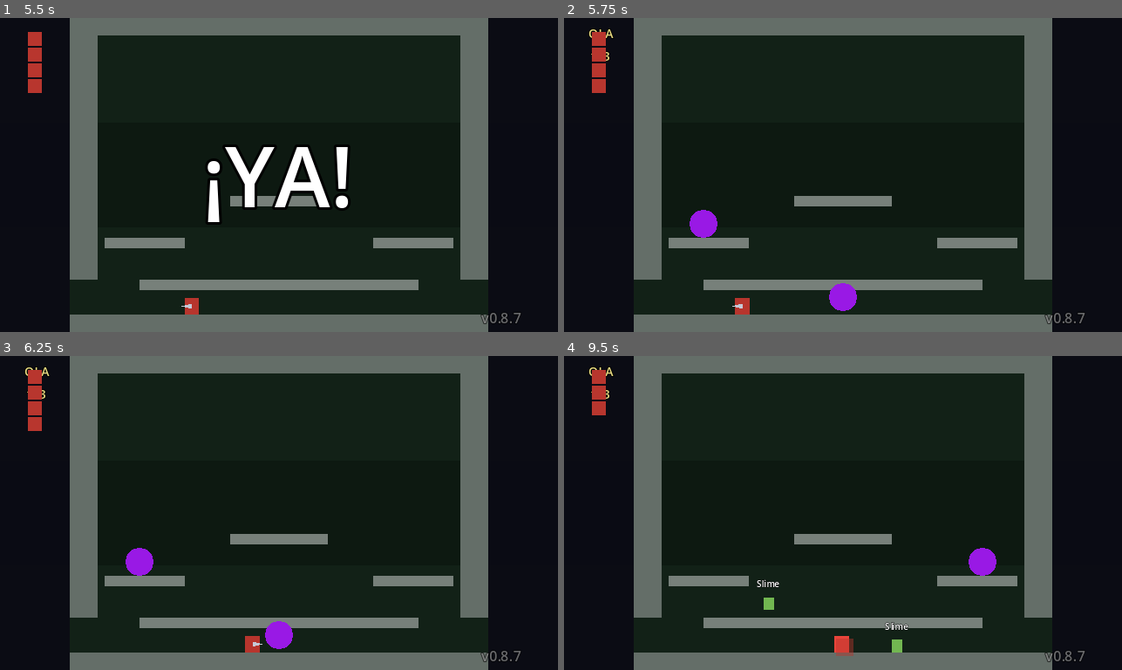
Above: before the commit, frames 1-4 (two rows, left to right).
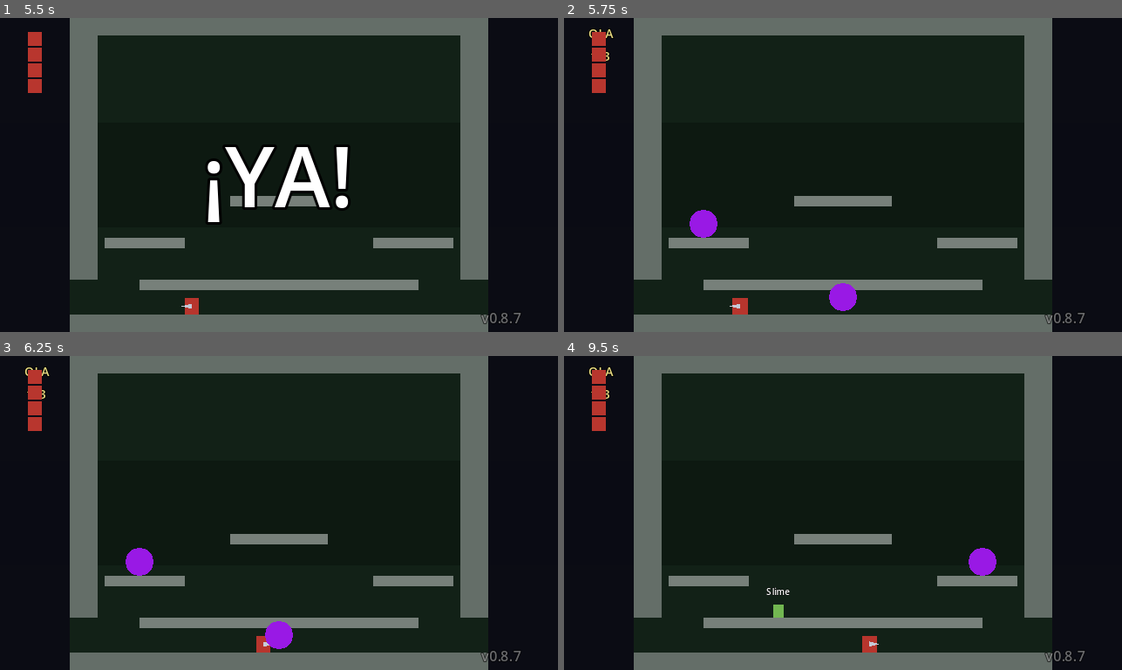
Above: after the commit, the same moments.

Repository: ArtvsMagnvs/MyTowerFall
Game: Godot game, scene res://scenes/ui/MainMenu.tscn
Two runs of this game, one before a commit and one after it. Both use one fixed random seed, a clock stepped at 60 frames per second and the inputs below.
Inputs (mouse positions are in pixels of both pictures, inside the frame that each line leads up to):
- Up to frame 1 (5.5 s): click "HISTORIA" at 0.5 s; tap Enter at 1.25, 3.5, 3.6 s; move the mouse to (401, 159) at 1.27 s; hold D (p1_right) 1.28-2.78 s; tap Shift (p1_dash) at 1.35 s; click (401, 159) at 1.42 s; tap Space at 1.52, 2.27, 2.75, 3.77, 4.52, 5, 5.27 s; move the mouse to (167, 190) at 2.02 s; tap Q at 2.1 s; move the mouse to (334, 105) at 2.77 s; hold A (p1_left) 2.78-3.53 s; tap E at 2.85 s; move the mouse to (251, 237) at 3.52 s; hold D (p1_right) 3.53-5.03 s; click (251, 237) at 3.67 s; move the mouse to (446, 222) at 4.27 s; tap K at 4.35 s; move the mouse to (111, 127) at 5.02 s; hold A (p1_left) from 5.03 s (still down); tap L at 5.1 s
- Up to frame 2 (5.75 s): keep holding A (p1_left)
- Up to frame 3 (6.25 s): move the mouse to (306, 513) at 5.77 s; release A (p1_left) at 5.78 s; hold D (p1_right) from 5.78 s (still down); tap Shift (p1_dash) at 5.85 s; click (306, 513) at 5.92 s
- Up to frame 4 (9.5 s): move the mouse to (759, 434) at 6.52 s; release D (p1_right) at 6.53 s; hold A (p1_left) 6.53-8.03 s; tap Q at 6.6 s; tap Space at 6.77, 7.52, 8.27 s; move the mouse to (965, 497) at 7.27 s; tap E at 7.35 s; move the mouse to (731, 528) at 8.02 s; hold D (p1_right) from 8.03 s (still down); tap Enter at 8.1 s; click (731, 528) at 8.17 s; move the mouse to (898, 443) at 8.77 s; tap K at 8.85 s

Frame 1 is identical in both runs. In frame 2, less than 0.1% of the frame differs, in the area x 29-34%, y 89-95%; in frame 3, 0.2%; in frame 4, 0.9%, in the area x 5-62%, y 19-96%.

Commit message:
Revert "v0.8.7.4: screen wrap en cadaver, 1 flecha al revivir, -15% velocidades, nueva secuencia de respawn"
This reverts commit c7ba2c34d1a251b56341176c3da337e72e954355.

Diff:
--- a/project.godot
+++ b/project.godot
@@ -11,7 +11,7 @@
 run/main_scene="res://scenes/ui/MainMenu.tscn"
 config/features=PackedStringArray("4.3", "GL Compatibility")
 config/icon="res://icon.svg"
-config/version="0.8.7.4"
+config/version="0.8.7.3"
 
 [autoload]
 
--- a/resources/PlayerStats.tres
+++ b/resources/PlayerStats.tres
@@ -4,21 +4,21 @@
 
 [resource]
 script = ExtResource("1")
-walk_speed = 66.0
-jump_velocity = -216.0
+walk_speed = 78.0
+jump_velocity = -254.0
 gravity = 900.0
-max_fall_speed = 221.0
-wall_jump_push = 83.0
-wall_jump_vertical = -229.0
-wall_slide_speed = 51.0
+max_fall_speed = 260.0
+wall_jump_push = 97.5
+wall_jump_vertical = -269.0
+wall_slide_speed = 60.0
 wall_jump_lock = 0.15
-dash_speed = 204.0
+dash_speed = 240.0
 dash_duration = 0.12
 dash_cooldown = 1.2
 dash_invuln_frames = 6
 coyote_time = 0.08
 jump_buffer_time = 0.1
-stomp_bounce = -153.0
-stomp_bounce_held = -216.0
-ledge_slide_speed = 26.0
+stomp_bounce = -180.0
+stomp_bounce_held = -254.0
+ledge_slide_speed = 30.0
 ledge_max_slide = 20.0
--- a/resources/ProjectileStats/ArrowStats.tres
+++ b/resources/ProjectileStats/ArrowStats.tres
@@ -4,6 +4,6 @@
 
 [resource]
 script = ExtResource("1")
-initial_speed = 255.0
-cone_speed = 231.0
-proj_gravity = 170.0
+initial_speed = 300.0
+cone_speed = 272.0
+proj_gravity = 200.0
--- a/scripts/characters/Corpse.gd
+++ b/scripts/characters/Corpse.gd
@@ -3,11 +3,7 @@
 ## Corpse — Cuerpo muerto que sale despedido por el impulso del impacto
 ## (efecto TowerFall, V0.2 puntos 9/10). Vuela con gravedad, choca con el mundo,
 ## puede llevar una flecha clavada recogible y se desvanece tras unos segundos.
-## V0.8.7.4: screen wrap vertical (igual que player/monstruo). Si el cadáver cae al vacío,
-## reaparece por arriba con la misma X en vez de eliminarse, para que la flecha que lleva
-## pueda seguir siendo recuperable. El comportamiento es el mismo tanto si murió por flecha,
-## espada o stomp: condición general.
-## Autor: Claude Code · Versión: 0.8.7.4
+## Autor: Claude Code · Versión: 0.5.0
 
 const L_WORLD := 1
 const L_PLAYER_HURT := 2
@@ -70,9 +66,6 @@
 	_t += delta
 	velocity.y = minf(velocity.y + grav * delta, 600.0)
 	move_and_slide()
-	# V0.8.7.4: screen wrap vertical (misma mecánica que player/monstruo). Si el cadáver
-	# cae al vacío, reaparece por arriba con la misma X — la flecha sigue siendo recogible.
-	_update_wrap()
 	velocity.x = move_toward(velocity.x, 0.0, 120.0 * delta)  # fricción al rozar
 	if carries_arrow and _pickup != null:
 		_check_pickup()
@@ -82,15 +75,6 @@
 		queue_free()
 	elif remaining < 0.4:
 		modulate.a = remaining / 0.4
-
-## V0.8.7.4: screen wrap (mismo comportamiento que MonsterBase._update_wrap). Si el centro
-## del cadáver cruza un borde con zona de wrap vertical, reposiciona al otro lado.
-func _update_wrap() -> void:
-	var delta := ScreenWrapper.wrap_delta(global_position)
-	if delta != Vector2.ZERO:
-		global_position += delta
-		if delta.y != 0.0:
-			velocity.y *= 0.5               # damping al wrap vertical (consistente con MonsterBase)
 
 ## V0.3 punto 4 fase 3: al desaparecer el cadáver, la flecha queda clavada en el suelo.
 func _drop_stuck_arrow() -> void:
--- a/scripts/characters/PlayerBase.gd
+++ b/scripts/characters/PlayerBase.gd
@@ -42,9 +42,9 @@
 var frozen := false
 
 # Munición universal de proyectiles
-var ammo: int = 1   # V0.8.7.4: default 3 → 1 (consistente con AMMO_START)
+var ammo: int = 3
 const AMMO_MAX := 5
-const AMMO_START := 1   # V0.8.7.4: 3 → 1 (al revivir se obtiene solo 1 flecha)
+const AMMO_START := 3
 
 # Vidas (modo Versus) — V0.2 punto 11
 var lives := 4
@@ -715,8 +715,6 @@
 		tw.chain().tween_callback(p.queue_free)
 
 ## Reaparición con invulnerabilidad/parpadeo y onda expansiva (V0.2 punto 11).
-## V0.8.7.4: aplica un efecto "flotando" durante la onda expansiva (sutil Y offset + brillo)
-## como placeholder de la animación única que llegará con el pixel art.
 func respawn(at: Vector2) -> void:
 	global_position = at
 	is_dead = false
@@ -733,21 +731,6 @@
 	_invuln = SPAWN_INVULN_DURATION
 	set_physics_process(true)
 	_spawn_shockwave()
-	_play_floating_vfx()    # V0.8.7.4: pose "flotando" durante la onda expansiva
-
-## V0.8.7.4: tween "flotando" — leve Y offset hacia arriba + brillo pulsante durante la onda
-## expansiva (≈0.12s) y un poco más. Placeholder hasta pixel art.
-## La animación única de "flotando" debería reemplazar este tween.
-func _play_floating_vfx() -> void:
-	if _visual == null:
-		return
-	var tw := _visual.create_tween()
-	tw.set_parallel(true)
-	tw.tween_property(_visual, "position:y", -2.0, 0.12).set_trans(Tween.TRANS_SINE)
-	tw.tween_property(_visual, "modulate", Color(1.5, 1.5, 1.5, 1.0), 0.12)
-	# Vuelve a la posición original con un fade del brillo tras la onda.
-	tw.chain().tween_property(_visual, "position:y", 0.0, 0.4).set_trans(Tween.TRANS_SINE)
-	tw.tween_property(_visual, "modulate", Color.WHITE, 0.4)
 
 func _spawn_shockwave() -> void:
 	# Onda expansiva 3×3 casillas que mata a quien esté cerca al aparecer.
--- a/scripts/characters/WarriorPlayer.gd
+++ b/scripts/characters/WarriorPlayer.gd
@@ -9,7 +9,7 @@
 const SWORD_THICK := 12.0
 const SWORD_CD := 0.25
 const CHARGE_MIN := 0.4
-const CHARGE_SPEED := 425.0       # V0.8.7.4: -15% (500 → 425)
+const CHARGE_SPEED := 500.0
 const CHARGE_MAX_DIST := 120.0
 const STUN_TIME := 0.2
 
--- a/scripts/monsters/ShadowBat.gd
+++ b/scripts/monsters/ShadowBat.gd
@@ -12,8 +12,8 @@
 
 enum BState { FLYING, TRACKING, PREPARING_DASH, DASHING, RECOVERING }
 
-const FLY_SPEED := 43.0            # V0.8.7.4: -15% (50 → 43)
-const DASH_SPEED := 204.0          # V0.8.7.4: -15% (240 → 204); igual que el jugador
+const FLY_SPEED := 50.0
+const DASH_SPEED := 240.0          # igual que el jugador
 const DASH_DURATION := 0.12        # igual que el jugador → distancia ≈ 28.8px
 const DASH_COOLDOWN_MIN := 1.5
 const DASH_COOLDOWN_MAX := 3.0
@@ -26,8 +26,8 @@
 const STUCK_WINDOW := 0.6
 const STUCK_MIN_PROGRESS := 12.0
 const UNSTUCK_DURATION := 0.6   # V0.8.7.2: 0.4 → 0.6 (más tiempo de desbloqueo)
-const UNSTUCK_SPEED := 51.0       # V0.8.7.4: -15% (60 → 51)
-const DASH_DISTANCE := DASH_SPEED * DASH_DURATION   # ≈24.5px (V0.8.7.4: DASH_SPEED ×0.85)
+const UNSTUCK_SPEED := 60.0
+const DASH_DISTANCE := DASH_SPEED * DASH_DURATION   # ≈28.8px
 # V0.8.7.2: gate de LoS en TRACKING — si llevamos más de este tiempo sin línea de visión
 # al jugador (hay plataforma/escenario en medio), abandonamos el tracking y volvemos a FLYING.
 const NO_LOS_THRESHOLD := 0.5
--- a/scripts/monsters/Slime.gd
+++ b/scripts/monsters/Slime.gd
@@ -14,12 +14,12 @@
 
 enum G { PATROL, CHASE, WINDUP, AIRBORNE, LAND }
 
-const PATROL_SPEED := 13.0   # V0.8.7.4: -15% (15 → 13) para pacing TowerFall
-const CHASE_SPEED := 26.0    # V0.8.7.4: -15% (30 → 26)
+const PATROL_SPEED := 15.0   # V0.5 punto 4 (÷2)
+const CHASE_SPEED := 30.0    # V0.5 punto 4 (÷2)
 const DETECT := 80.0
-const JUMP_VY := -43.0       # V0.8.7.4: -15% (-50 → -43)
-const JUMP_VX := 26.0        # V0.8.7.4: -15% (30 → 26) — sigue igualado a CHASE_SPEED
-const SLIME_GRAVITY := 95.0  # V0.8.7.4: -15% (112 → 95) — escala con JUMP_VY para mantener el ratio
+const JUMP_VY := -50.0       # V0.8.2 A-4: impulso ÷2 (salto más alto y flotante con g=112)
+const JUMP_VX := 30.0        # V0.8.2 A-3: igualado a CHASE_SPEED (sin "acelerón" al saltar)
+const SLIME_GRAVITY := 112.0 # V0.8.2 A-4: gravedad propia reducida para altura ×2
 const WINDUP_T := 0.2
 const LAND_T := 0.4
 # V0.8.7.3: tolerancia vertical de "misma plataforma". El Slime solo persigue si el jugador
--- a/scripts/monsters/SpecterArcher.gd
+++ b/scripts/monsters/SpecterArcher.gd
@@ -8,8 +8,8 @@
 ## de desbloqueo perpendicular para alejarse antes de re-intentar.
 ## Autor: Claude Code · Versión: 0.8.7.2
 
-const FLY_SPEED := 60.0          # V0.8.7.4: -15% (70 → 60)
-const BOLT_SPEED := 136.0         # V0.8.7.4: -15% (160 → 136)
+const FLY_SPEED := 70.0
+const BOLT_SPEED := 160.0
 const BOLT_GRAVITY := 0.0
 const SHOOT_CD := 5.0      # V0.4 punto 8 (×2)
 const DETECT_RANGE := 75.0 # V0.4 punto 8 (−50%)
@@ -18,7 +18,7 @@
 const STUCK_WINDOW := 0.5
 const STUCK_MIN_PROGRESS := 8.0
 const UNSTUCK_DURATION := 0.6   # V0.8.7.2: 0.3 → 0.6 (más tiempo de desbloqueo perpendicular)
-const UNSTUCK_SPEED := 34.0      # V0.8.7.4: -15% (40 → 34)
+const UNSTUCK_SPEED := 40.0
 
 var _shoot_cd := 2.0
 var _t := 0.0
--- a/scripts/monsters/StoneTroll.gd
+++ b/scripts/monsters/StoneTroll.gd
@@ -12,17 +12,17 @@
 ## plataformas, solo atacan si el jugador entra en su vecindad.
 ## Autor: Claude Code · Versión: 0.8.7.3
 
-const PATROL_SPEED := 17.0        # V0.8.7.4: -15% (20 → 17)
-const CHASE_SPEED := 30.0         # V0.8.7.4: -15% (35 → 30); V0.4 p.1b
-const DETECTION_RANGE := 150.0    # V0.4 p.1b
+const PATROL_SPEED := 20.0
+const CHASE_SPEED := 35.0      # V0.4 p.1b
+const DETECTION_RANGE := 150.0 # V0.4 p.1b
 const PUNCH_RANGE := 40.0
 const PUNCH_CD := 2.0
 const PUNCH_ACTIVE_T := 0.18
 const PUNCH_WINDUP_T := 0.7              # V0.8.2 A-5/C-2: anticipación visible del puñetazo
 const PUNCH_CANCEL_RANGE := PUNCH_RANGE * 2.5  # 100px: si el jugador se aleja, se cancela
 const ROCK_CD := 5.0
-const ROCK_SPEED := 136.0         # V0.8.7.4: -15% (160 → 136)
-const ROCK_GRAVITY := 153.0       # V0.8.7.4: -15% (180 → 153) — escala con ROCK_SPEED
+const ROCK_SPEED := 160.0
+const ROCK_GRAVITY := 180.0
 const WINDUP_T := 0.4
 # V0.8.7.3: tolerancia vertical de "misma plataforma". El Troll NO persigue si el jugador
 # está a más de esta distancia en Y. 14 px ≈ 1.4 tiles (el Troll no salta, solo anda).
--- a/scripts/ui/StoryMatch.gd
+++ b/scripts/ui/StoryMatch.gd
@@ -128,128 +128,19 @@
 	# safe_respawn_pos() ajusta el destino para no reaparecer dentro de geometría/vacío.
 	var target: Vector2 = _level.safe_respawn_pos(corpse_pos)
 	var start := _hud.life_anchor(1)
-	# V0.8.7.4: la gema viaja al CUERPO (no al safe pos). Al llegar se ejecuta la nueva
-	# secuencia visual: elevación del cadáver, aura de la gema, mini-carga con rayos
-	# eléctricos, y finalmente el respawn (onda expansiva + blink). El respawn ocurre
-	# en `target` (safe pos) para evitar spawnear dentro de geometría.
-	var ball := _make_gem(start, _player.body_color)
+	var ball := ColorRect.new()
+	ball.color = _player.body_color
+	ball.size = Vector2(6, 6)
+	ball.position = start - Vector2(3, 3)
 	_level.add_child(ball)
-	var corpse_node: Node2D = _player._last_corpse if is_instance_valid(_player._last_corpse) else null
-	_play_respawn_sequence(ball, corpse_pos, target, corpse_node, _player)
-	# Cuando termine la secuencia, _play_respawn_sequence llamará a _player.respawn(target).
-
-## V0.8.7.4: secuencia visual de respawn.
-## 1. Gema viaja al cuerpo (0.9s, misma curva que antes).
-## 2. Al llegar: cuerpo se eleva + se ilumina (0.3s), gema crece con aura (1s total).
-## 3. Gema desaparece, mini-carga con rayos eléctricos decorativos (0.5s).
-## 4. Player respawn (onda expansiva existente + blink de invuln 1.5s existente).
-## Los rayos son puramente decorativos (sin hitbox) — la onda expansiva sigue siendo
-## el momento letal. Las animaciones de "cuerpo flotando" y "durante la onda" son
-## placeholders geométricos hasta que llegue el pixel art.
-func _play_respawn_sequence(ball: ColorRect, corpse_pos: Vector2, target: Vector2,
-		corpse_node: Node2D, player: PlayerBase) -> void:
-	# Paso 1: gema viaja al cuerpo (arc de dos tramos, 0.45s + 0.45s = 0.9s)
-	var start := ball.global_position
-	var mid := (start + corpse_pos) * 0.5 + Vector2(0, -28)
+	var mid := (start + target) * 0.5 + Vector2(0, -28)
 	var tw := ball.create_tween()
 	tw.tween_property(ball, "position", mid - Vector2(3, 3), 0.45).set_trans(Tween.TRANS_SINE)
-	tw.tween_property(ball, "position", corpse_pos - Vector2(3, 3), 0.45).set_trans(Tween.TRANS_SINE)
+	tw.tween_property(ball, "position", target - Vector2(3, 3), 0.45).set_trans(Tween.TRANS_SINE)
 	tw.tween_callback(func() -> void:
-		_on_gem_arrived(ball, corpse_node, target, player))
-
-func _on_gem_arrived(ball: ColorRect, corpse_node: Node2D, target: Vector2,
-		player: PlayerBase) -> void:
-	# Paso 2a: cuerpo se eleva ligeramente y se ilumina (animación placeholder).
-	# TODO pixel art: sprite/animación única de "cuerpo flotando".
-	if corpse_node != null and is_instance_valid(corpse_node):
-		var tw_rise := corpse_node.create_tween()
-		tw_rise.set_parallel(true)
-		tw_rise.tween_property(corpse_node, "position:y",
-				corpse_node.global_position.y - 5.0, 0.3).set_trans(Tween.TRANS_SINE)
-		tw_rise.tween_property(corpse_node, "modulate",
-				Color(1.7, 1.7, 1.7, 1.0), 0.3).set_trans(Tween.TRANS_SINE)
-	# Paso 2b: aura dorada alrededor de la gema + gema crece (1s total).
-	# TODO pixel art: el aura debería ser un sprite único de "carga de gema".
-	var aura := Polygon2D.new()
-	var r := 8.0
-	aura.polygon = PackedVector2Array([
-		Vector2(-r, -r), Vector2(r, -r), Vector2(r, r), Vector2(-r, r)])
-	aura.color = Color(1.0, 0.9, 0.5, 0.0)   # arranca transparente
-	aura.global_position = ball.global_position + Vector2(3, 3)
-	_level.add_child(aura)
-	var tw_aura := aura.create_tween()
-	tw_aura.set_parallel(true)
-	tw_aura.tween_property(aura, "scale", Vector2(1.8, 1.8), 1.0).set_trans(Tween.TRANS_SINE)
-	tw_aura.tween_property(aura, "modulate:a", 1.0, 0.4)
-	tw_aura.chain().tween_property(aura, "modulate:a", 0.0, 0.6)
-	# La gema crece y se desvanece al final del segundo 1.
-	var tw_ball := ball.create_tween()
-	tw_ball.set_parallel(true)
-	tw_ball.tween_property(ball, "scale", Vector2(1.7, 1.7), 1.0).set_trans(Tween.TRANS_SINE)
-	tw_ball.tween_property(ball, "modulate:a", 0.0, 0.4).set_delay(0.6)
-	# Paso 3: mini-carga con rayos eléctricos decorativos (0.5s).
-	# Los rayos son un anillo de líneas zigzagueantes que rota. Sin hitbox.
-	# TODO pixel art: la "mini-carga" debería ser sprite único de "carga sobre cuerpo".
-	tw_ball.chain().tween_callback(func() -> void:
 		ball.queue_free()
-		if is_instance_valid(aura): aura.queue_free()
-		_play_mini_charge(target)
-		# Paso 4: respawn del jugador en target. Pasa el corpse (si existe) a la onda
-		# para que PlayerBase pueda aplicar la animación "flotando mientras ocurre la onda".
-		player.respawn_with_visual_state(target, corpse_node if is_instance_valid(corpse_node) else null))
-
-## V0.8.7.4: mini-carga con rayos eléctricos decorativos (0.5s) en `target`.
-## Dos elementos visuales: anillo de rayos zigzagueantes que rota + pulso circular.
-func _play_mini_charge(target: Vector2) -> void:
-	# Rayos: 6 líneas zigzagueantes alrededor del punto, rotando en círculo.
-	var rays_container := Node2D.new()
-	rays_container.global_position = target
-	rays_container.modulate = Color(1, 1, 1, 0.0)   # fade in
-	_level.add_child(rays_container)
-	var n_rays := 6
-	for i in n_rays:
-		var ray := Line2D.new()
-		var ang := TAU * i / n_rays
-		# Zigzag: tres puntos, el del medio sobresale hacia afuera.
-		var inner := Vector2.RIGHT.rotated(ang) * 7.0
-		var outer := Vector2.RIGHT.rotated(ang) * 14.0
-		var zigzag := Vector2.RIGHT.rotated(ang + 0.15) * 11.0
-		ray.add_point(inner)
-		ray.add_point(zigzag)
-		ray.add_point(outer)
-		ray.width = 1.5
-		ray.default_color = Color(0.75, 0.92, 1.0, 0.9)
-		rays_container.add_child(ray)
-	var tw_rays := rays_container.create_tween()
-	tw_rays.set_parallel(true)
-	tw_rays.tween_property(rays_container, "modulate:a", 1.0, 0.1)
-	tw_rays.tween_property(rays_container, "rotation", TAU, 0.5).set_trans(Tween.TRANS_LINEAR)
-	tw_rays.tween_property(rays_container, "scale", Vector2(1.4, 1.4), 0.5).set_trans(Tween.TRANS_SINE)
-	tw_rays.chain().tween_property(rays_container, "modulate:a", 0.0, 0.15)
-	tw_rays.tween_callback(rays_container.queue_free)
-	# Pulso circular central (sin hitbox, decorativo).
-	var pulse := Polygon2D.new()
-	var pr := 4.0
-	pulse.polygon = PackedVector2Array([
-		Vector2(-pr, -pr), Vector2(pr, -pr), Vector2(pr, pr), Vector2(-pr, pr)])
-	pulse.color = Color(1.0, 1.0, 0.6, 0.7)
-	pulse.global_position = target
-	_level.add_child(pulse)
-	var tw_pulse := pulse.create_tween()
-	tw_pulse.set_parallel(true)
-	tw_pulse.tween_property(pulse, "scale", Vector2(2.5, 2.5), 0.5).set_trans(Tween.TRANS_SINE)
-	tw_pulse.tween_property(pulse, "modulate:a", 0.0, 0.5)
-	tw_pulse.chain().tween_callback(pulse.queue_free)
-
-## V0.8.7.4: crea una "gema" como ColorRect cuadrado con el color del cuerpo del jugador.
-## Reutilizable por StoryMatch y VersusMatch.
-func _make_gem(start_pos: Vector2, color: Color) -> ColorRect:
-	var g := ColorRect.new()
-	g.color = color
-	g.size = Vector2(6, 6)
-	g.position = start_pos - Vector2(3, 3)
-	g.z_index = 50
-	return g
+		if is_instance_valid(_player):
+			_player.respawn(target))
 
 func _game_over() -> void:
 	_phase = Phase.DEAD
--- a/scripts/ui/VersusMatch.gd
+++ b/scripts/ui/VersusMatch.gd
@@ -66,118 +66,21 @@
 func _respawn_player(p: PlayerBase, pid: int) -> void:
 	# V0.3 punto 13: el cristal viaja a la posición del cadáver (no al spawn fijo),
 	# salvo que esa posición esté en el vacío. Viaje 50% más lento (0.9s).
-	var corpse_pos: Vector2 = p.last_death_pos
-	if p._last_corpse != null and is_instance_valid(p._last_corpse):
-		corpse_pos = (p._last_corpse as Node2D).global_position
-	var target: Vector2 = _level.safe_respawn_pos(corpse_pos)
+	var target: Vector2 = _level.safe_respawn_pos(p.last_death_pos)
 	var start := _hud.life_anchor(pid)
-	# V0.8.7.4: la gema viaja al CUERPO. Al llegar se ejecuta la nueva secuencia
-	# visual (elevación del cadáver, aura de la gema, mini-carga con rayos eléctricos)
-	# y finalmente el respawn (onda expansiva + blink) en `target`.
-	var ball := _make_gem(start, p.body_color)
+	var ball := ColorRect.new()
+	ball.color = p.body_color
+	ball.size = Vector2(6, 6)
+	ball.position = start - Vector2(3, 3)
 	_level.add_child(ball)
-	var corpse_node: Node2D = p._last_corpse if is_instance_valid(p._last_corpse) else null
-	_play_respawn_sequence(ball, corpse_pos, target, corpse_node, p)
-	# Cuando termine la secuencia, _play_respawn_sequence llamará a p.respawn(target).
-
-## V0.8.7.4: secuencia visual de respawn (idéntica a StoryMatch).
-## 1. Gema viaja al cuerpo (0.9s, misma curva que antes).
-## 2. Al llegar: cuerpo se eleva + se ilumina (0.3s), gema crece con aura (1s total).
-## 3. Gema desaparece, mini-carga con rayos eléctricos decorativos (0.5s).
-## 4. Player respawn (onda expansiva existente + blink de invuln 1.5s existente).
-func _play_respawn_sequence(ball: ColorRect, corpse_pos: Vector2, target: Vector2,
-		corpse_node: Node2D, player: PlayerBase) -> void:
-	var start := ball.global_position
-	var mid := (start + corpse_pos) * 0.5 + Vector2(0, -28)
+	var mid := (start + target) * 0.5 + Vector2(0, -28)
 	var tw := ball.create_tween()
 	tw.tween_property(ball, "position", mid - Vector2(3, 3), 0.45).set_trans(Tween.TRANS_SINE)
-	tw.tween_property(ball, "position", corpse_pos - Vector2(3, 3), 0.45).set_trans(Tween.TRANS_SINE)
+	tw.tween_property(ball, "position", target - Vector2(3, 3), 0.45).set_trans(Tween.TRANS_SINE)
 	tw.tween_callback(func() -> void:
-		_on_gem_arrived(ball, corpse_node, target, player))
-
-func _on_gem_arrived(ball: ColorRect, corpse_node: Node2D, target: Vector2,
-		player: PlayerBase) -> void:
-	# Paso 2a: cuerpo se eleva ligeramente y se ilumina (animación placeholder).
-	# TODO pixel art: sprite/animación única de "cuerpo flotando".
-	if corpse_node != null and is_instance_valid(corpse_node):
-		var tw_rise := corpse_node.create_tween()
-		tw_rise.set_parallel(true)
-		tw_rise.tween_property(corpse_node, "position:y",
-				corpse_node.global_position.y - 5.0, 0.3).set_trans(Tween.TRANS_SINE)
-		tw_rise.tween_property(corpse_node, "modulate",
-				Color(1.7, 1.7, 1.7, 1.0), 0.3).set_trans(Tween.TRANS_SINE)
-	# Paso 2b: aura dorada alrededor de la gema + gema crece (1s total).
-	# TODO pixel art: el aura debería ser un sprite único de "carga de gema".
-	var aura := Polygon2D.new()
-	var r := 8.0
-	aura.polygon = PackedVector2Array([
-		Vector2(-r, -r), Vector2(r, -r), Vector2(r, r), Vector2(-r, r)])
-	aura.color = Color(1.0, 0.9, 0.5, 0.0)
-	aura.global_position = ball.global_position + Vector2(3, 3)
-	_level.add_child(aura)
-	var tw_aura := aura.create_tween()
-	tw_aura.set_parallel(true)
-	tw_aura.tween_property(aura, "scale", Vector2(1.8, 1.8), 1.0).set_trans(Tween.TRANS_SINE)
-	tw_aura.tween_property(aura, "modulate:a", 1.0, 0.4)
-	tw_aura.chain().tween_property(aura, "modulate:a", 0.0, 0.6)
-	# La gema crece y se desvanece al final del segundo 1.
-	var tw_ball := ball.create_tween()
-	tw_ball.set_parallel(true)
-	tw_ball.tween_property(ball, "scale", Vector2(1.7, 1.7), 1.0).set_trans(Tween.TRANS_SINE)
-	tw_ball.tween_property(ball, "modulate:a", 0.0, 0.4).set_delay(0.6)
-	tw_ball.chain().tween_callback(func() -> void:
 		ball.queue_free()
-		if is_instance_valid(aura): aura.queue_free()
-		_play_mini_charge(target)
-		player.respawn(target))
-
-## V0.8.7.4: mini-carga con rayos eléctricos decorativos (0.5s) en `target`.
-func _play_mini_charge(target: Vector2) -> void:
-	var rays_container := Node2D.new()
-	rays_container.global_position = target
-	rays_container.modulate = Color(1, 1, 1, 0.0)
-	_level.add_child(rays_container)
-	var n_rays := 6
-	for i in n_rays:
-		var ray := Line2D.new()
-		var ang := TAU * i / n_rays
-		var inner := Vector2.RIGHT.rotated(ang) * 7.0
-		var outer := Vector2.RIGHT.rotated(ang) * 14.0
-		var zigzag := Vector2.RIGHT.rotated(ang + 0.15) * 11.0
-		ray.add_point(inner)
-		ray.add_point(zigzag)
-		ray.add_point(outer)
-		ray.width = 1.5
-		ray.default_color = Color(0.75, 0.92, 1.0, 0.9)
-		rays_container.add_child(ray)
-	var tw_rays := rays_container.create_tween()
-	tw_rays.set_parallel(true)
-	tw_rays.tween_property(rays_container, "modulate:a", 1.0, 0.1)
-	tw_rays.tween_property(rays_container, "rotation", TAU, 0.5).set_trans(Tween.TRANS_LINEAR)
-	tw_rays.tween_property(rays_container, "scale", Vector2(1.4, 1.4), 0.5).set_trans(Tween.TRANS_SINE)
-	tw_rays.chain().tween_property(rays_container, "modulate:a", 0.0, 0.15)
-	tw_rays.tween_callback(rays_container.queue_free)
-	var pulse := Polygon2D.new()
-	var pr := 4.0
-	pulse.polygon = PackedVector2Array([
-		Vector2(-pr, -pr), Vector2(pr, -pr), Vector2(pr, pr), Vector2(-pr, pr)])
-	pulse.color = Color(1.0, 1.0, 0.6, 0.7)
-	pulse.global_position = target
-	_level.add_child(pulse)
-	var tw_pulse := pulse.create_tween()
-	tw_pulse.set_parallel(true)
-	tw_pulse.tween_property(pulse, "scale", Vector2(2.5, 2.5), 0.5).set_trans(Tween.TRANS_SINE)
-	tw_pulse.tween_property(pulse, "modulate:a", 0.0, 0.5)
-	tw_pulse.chain().tween_callback(pulse.queue_free)
-
-## V0.8.7.4: crea una "gema" como ColorRect cuadrado con el color del cuerpo del jugador.
-func _make_gem(start_pos: Vector2, color: Color) -> ColorRect:
-	var g := ColorRect.new()
-	g.color = color
-	g.size = Vector2(6, 6)
-	g.position = start_pos - Vector2(3, 3)
-	g.z_index = 50
-	return g
+		if is_instance_valid(p):
+			p.respawn(target))
 
 func _end_round(winner: int) -> void:
 	_round_active = false
Not shown, changed: CLAUDE.md
Not shown, changed: docs/BUGS.md
Not shown, changed: docs/CHANGELOG.md
